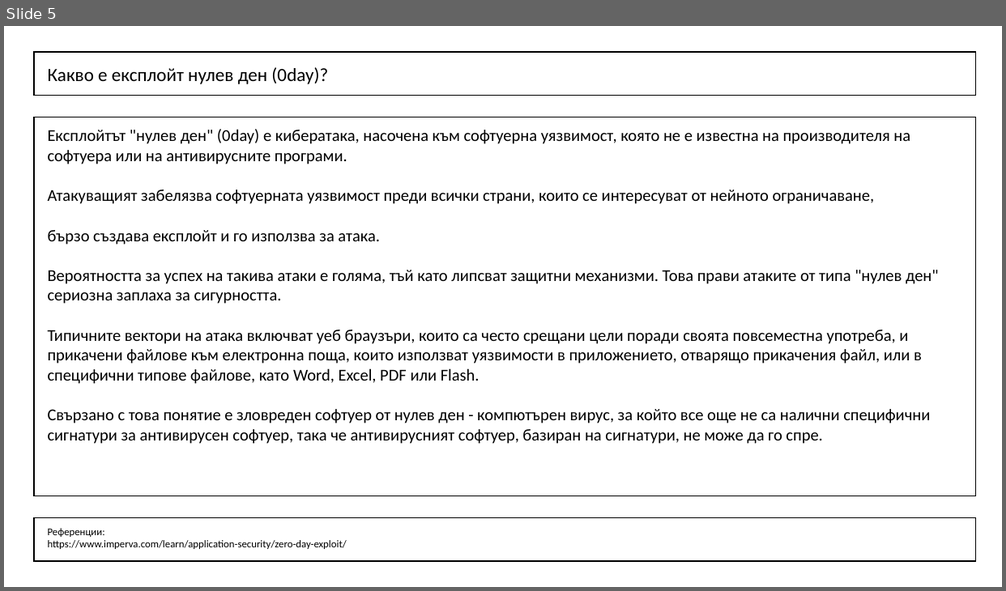
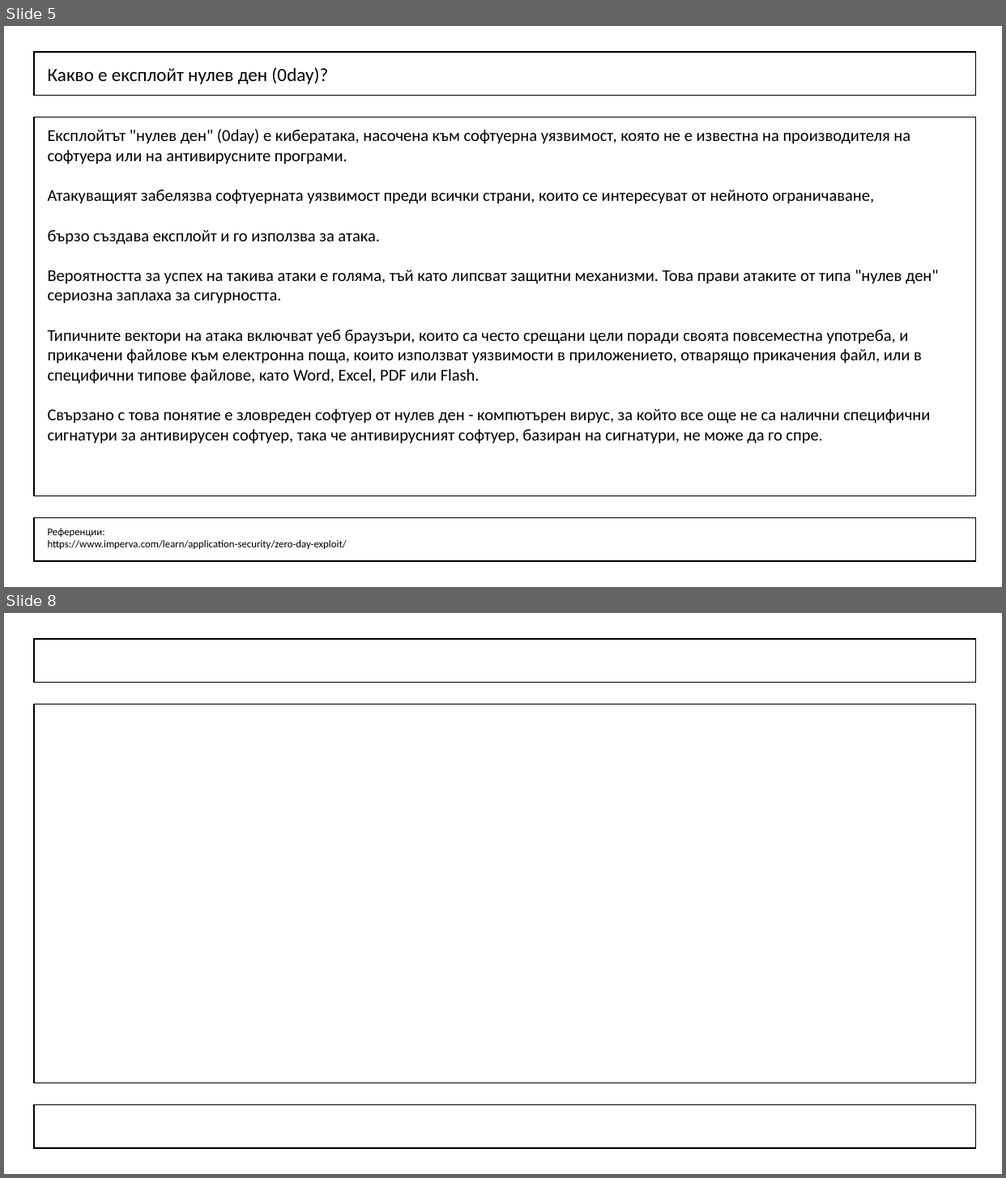
Before and after one commit to atkuzmanov/sctm130-sctm146-proekt-unrvk-2022, a slide deck: sctm146-proekt-unrvk-1.pptx. Shown one above the other, each under a label of ours: slide 5 before the commit, slides 5 and 8 after it; the slides between them are not shown. The pictures are 1006x591 and 1006x1178 pixels, drawn with LibreOffice and Linux fonts; fonts in the diff are those of the drawing. Boxes give left, top, right and bottom in pixels: in the first picture for what was removed or moved away, otherwise in the second. Text is boxed around its words. In the diff, an @@ line names an element or a change of style, - is before the commit and + after.

```diff
--- a/sctm146-proekt-unrvk-1.pptx
+++ b/sctm146-proekt-unrvk-1.pptx
@@ slide 8 added at [4,613,1002,1174], background #FFFFFF @@
@@ rectangle added at [34,639,977,683], outline #000000 1 pt @@
@@ rectangle added at [34,705,977,1084], outline #000000 1 pt @@
@@ rectangle added at [34,1105,977,1148], outline #000000 1 pt @@
```
Also in this commit, not shown: 3 other slides added, 1 other file.
